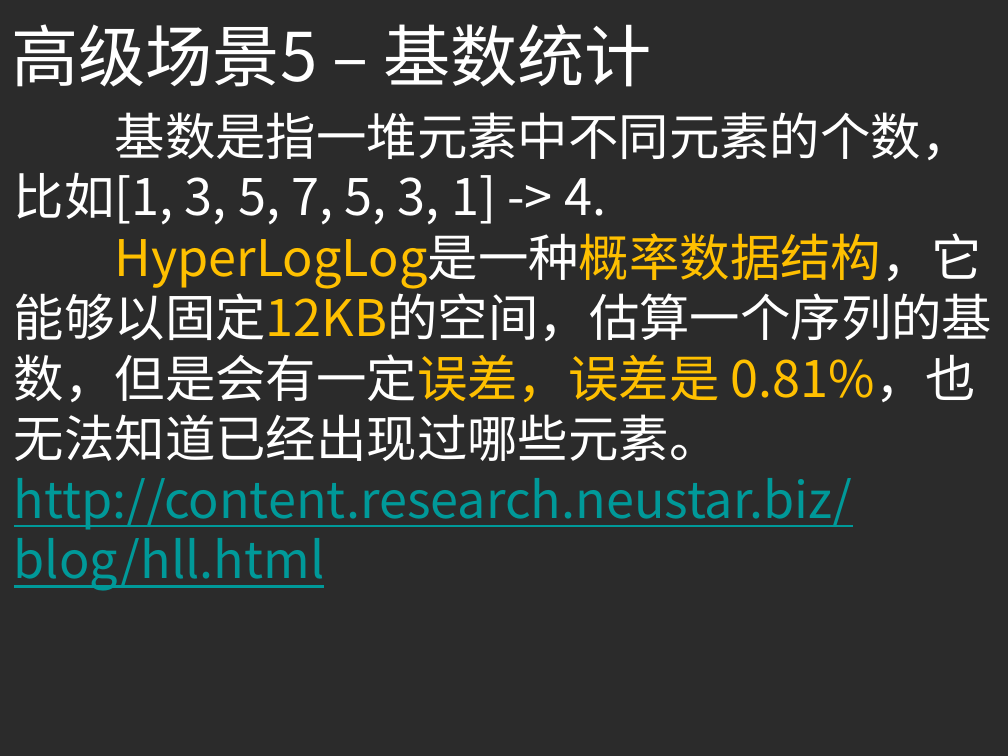
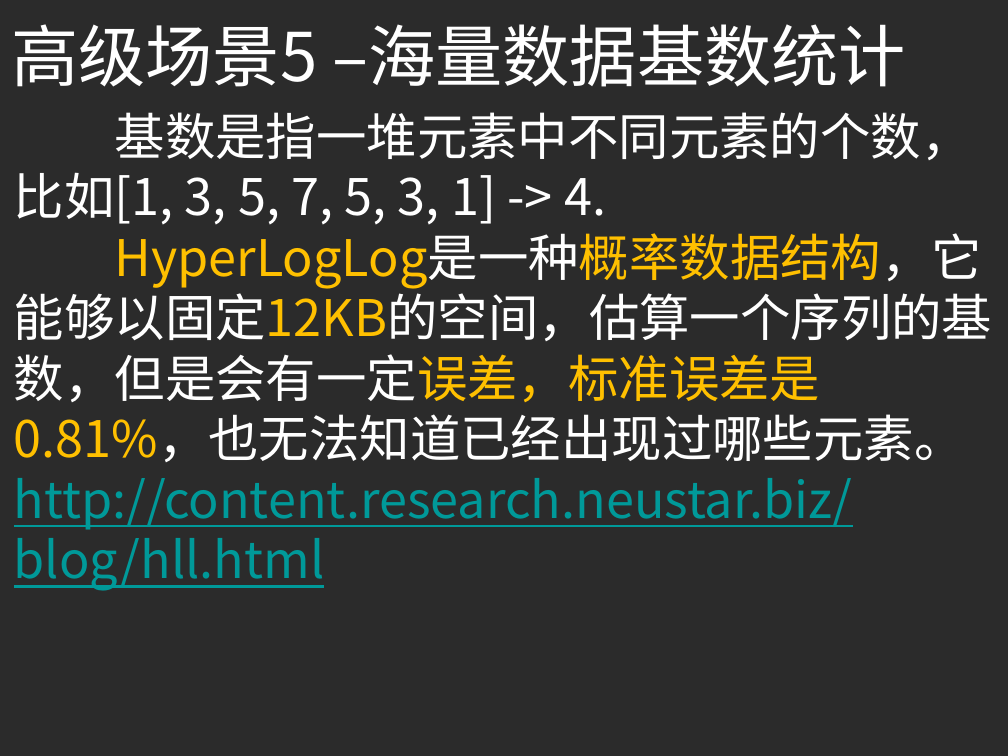
Before and after one commit to yellowb/redis-application-sharing, a slide deck: slide 24 of doc/SD_EP01_Redis_Adv_Application.pptx. Drawn at 1008x756 pixels with LibreOffice and Linux fonts; fonts in the diff are those of the drawing; background and template pictures are left out; a plain dark background stands for a picture behind light text. Boxes give left, top, right and bottom in pixels: in the first picture for what was removed or moved away, otherwise in the second. Text is boxed around its words. In the diff, an @@ line names an element or a change of style, - is before the commit and + after.

```diff
--- a/doc/SD_EP01_Redis_Adv_Application.pptx
+++ b/doc/SD_EP01_Redis_Adv_Application.pptx
@@ text at [11,24,906,87]: text changed @@
-高级场景5 – 基数统计
+高级场景5 –海量数据基数统计
@@ text at [14,233,992,462]: text changed @@
-HyperLogLog是一种概率数据结构，它能够以固定12KB的空间，估算一个序列的基数，但是会有一定误差，误差是 0.81%，也无法知道已经出现过哪些元素。
+HyperLogLog是一种概率数据结构，它能够以固定12KB的空间，估算一个序列的基数，但是会有一定误差，标准误差是 0.81%，也无法知道已经出现过哪些元素。
```
Also in this commit, not shown: 3 other slides changed, 8 slides added.
